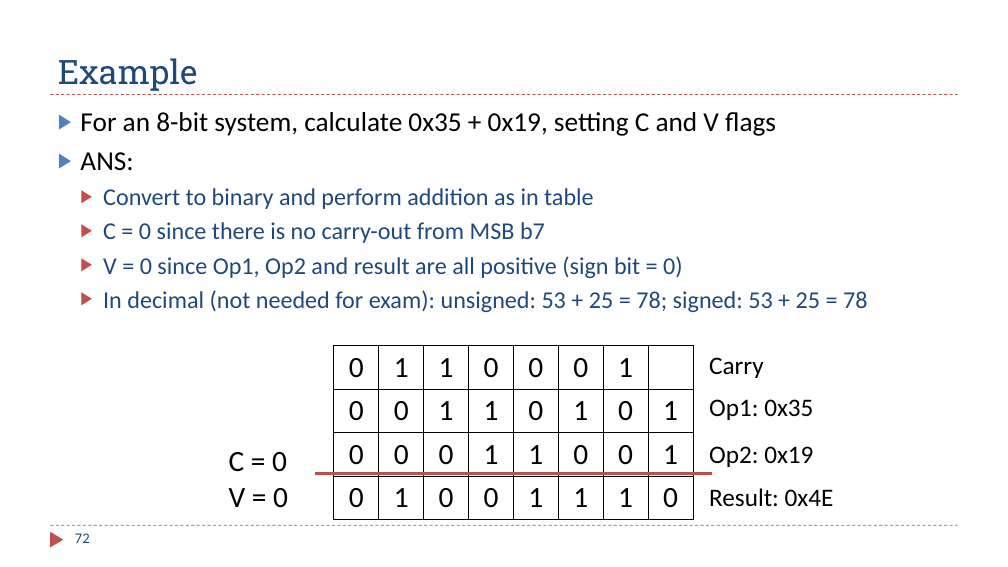
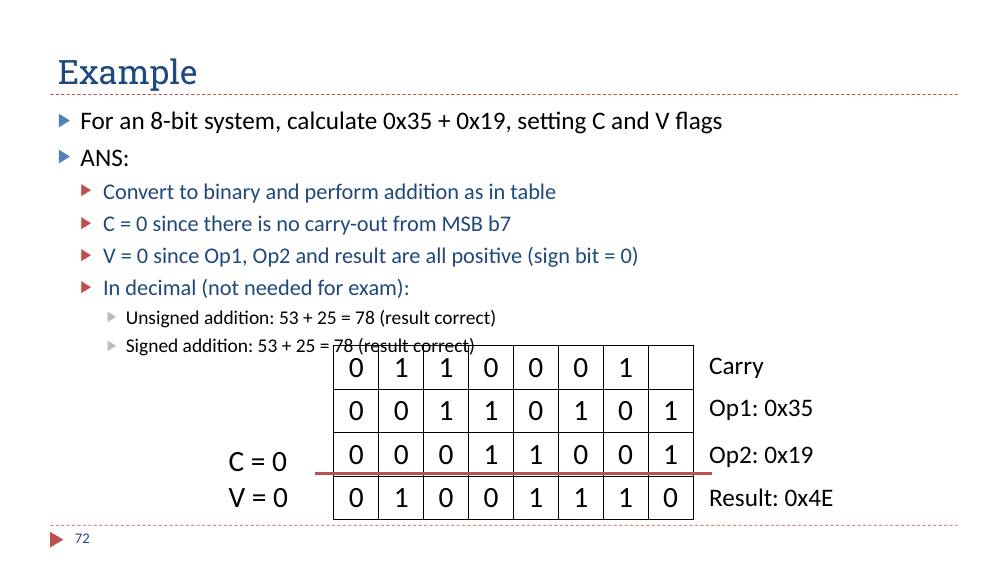
Before and after one commit to guhofstra/CSC111Fa25, a slide deck: slide 72 of PPTs/Ch4_ARM_Arithmetic_Logic.pptx. Drawn at 1008x567 pixels with LibreOffice and Linux fonts; fonts in the diff are those of the drawing. Boxes give left, top, right and bottom in pixels: in the first picture for what was removed or moved away, otherwise in the second. Text is boxed around its words. In the diff, an @@ line names an element or a change of style, - is before the commit and + after.

```diff
--- a/PPTs/Ch4_ARM_Arithmetic_Logic.pptx
+++ b/PPTs/Ch4_ARM_Arithmetic_Logic.pptx
@@ text at (x1=80, y1=111, x2=722, y2=267): size 26 to 24.1 pt in "For an 8-bit system, calculate 0x35 + ...", "ANS:"; size 23 to 21.3 pt in "Convert to binary and perform addition as ...", "C = 0 since there is no ...", "V = 0 since Op1, Op2 and ..." @@
@@ text at (x1=103, y1=279, x2=496, y2=358): text changed; size 23 to 18.5 pt; text colour #1F497D to #000000 @@
-  ▶ In decimal (not needed for exam): unsigned: 53 + 25 = 78; signed: 53 + 25 = 78
+  ▶ In decimal (not needed for exam):
+    ▶ Unsigned addition: 53 + 25 = 78 (result correct)
+    ▶ Signed addition: 53 + 25 = 78 (result correct)
```
Also in this commit, not shown: 5 other slides changed, 6 other files.
